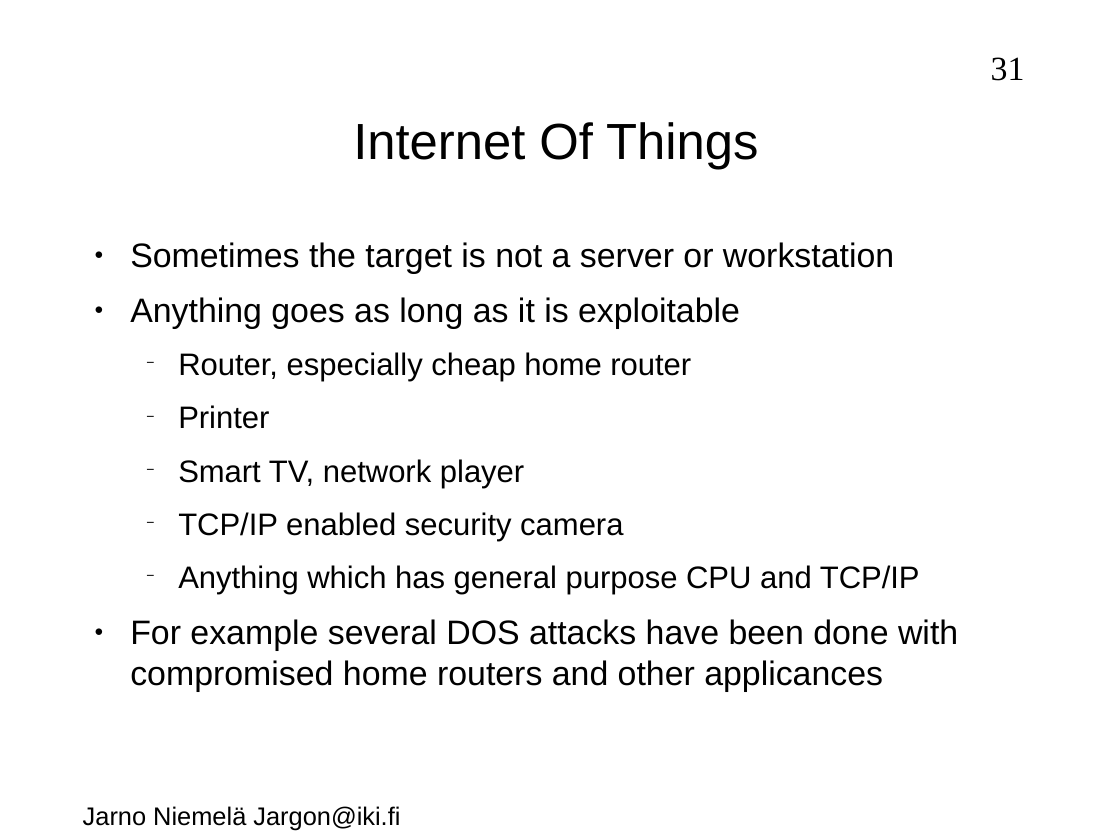
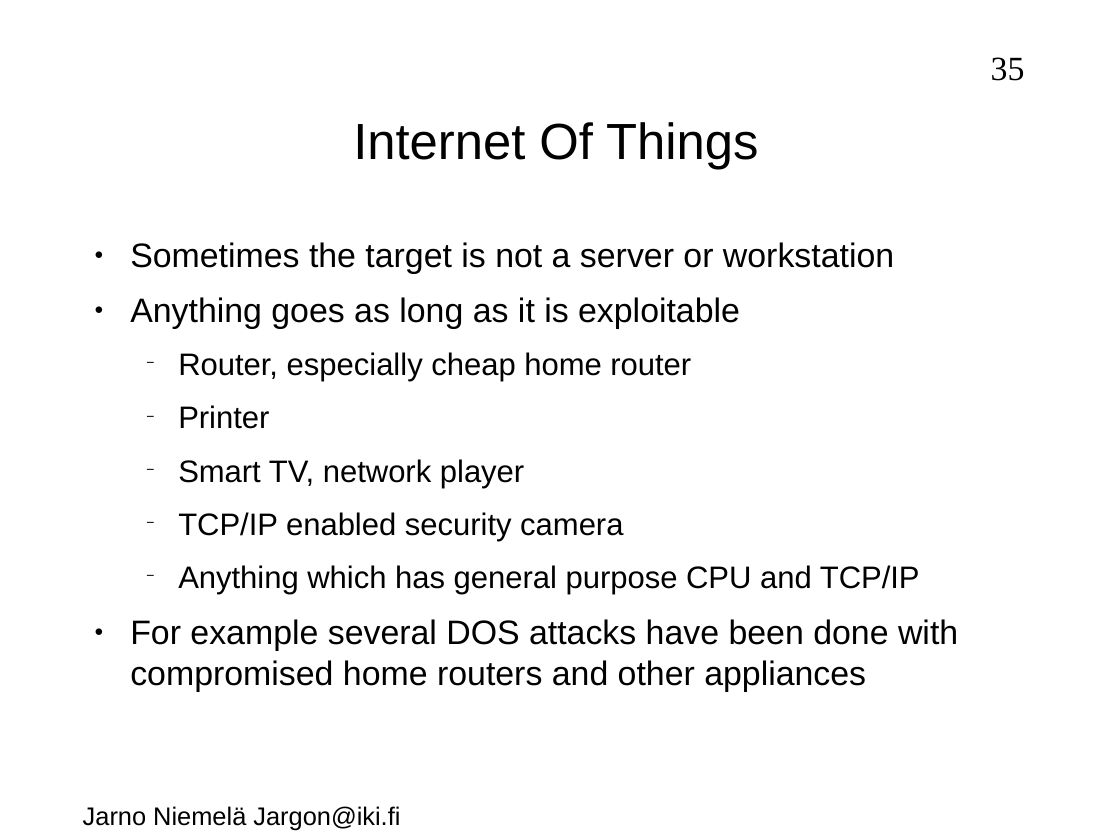
Before and after one commit to jarno-niemela/corporate_cyber_defence, a slide deck: slide 35 of NetworkSecurity/NetworkSecurity.odp (slide 31 before the commit). Drawn at 1120x840 pixels with LibreOffice and Linux fonts; fonts in the diff are those of the drawing; background and template pictures are left out. Boxes give left, top, right and bottom in pixels: in the first picture for what was removed or moved away, otherwise in the second. Text is boxed around its words. In the diff, an @@ line names an element or a change of style, - is before the commit and + after.

Commit message:
Updated presentation slides

```diff
--- a/NetworkSecurity/NetworkSecurity.odp
+++ b/NetworkSecurity/NetworkSecurity.odp
@@ page number at (991,57,1025,81): text changed @@
-31
+35
@@ text at (130,619,958,692): text changed @@
-● For example several DOS attacks have been done with compromised home routers and other applicances
+● For example several DOS attacks have been done with compromised home routers and other appliances
```
Also in this commit, not shown: 7 other slides changed, 5 slides added, 4 other files.
